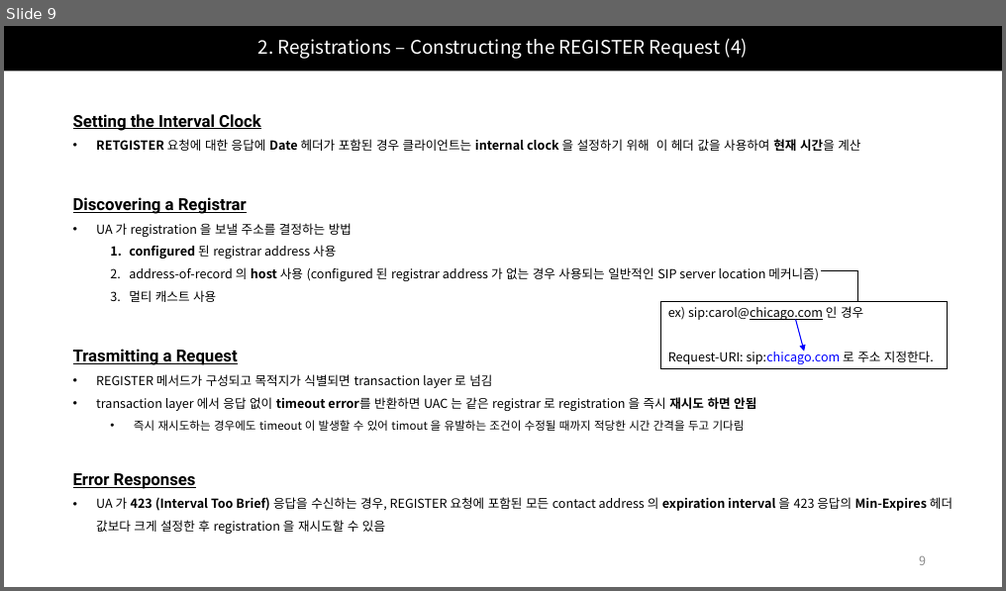
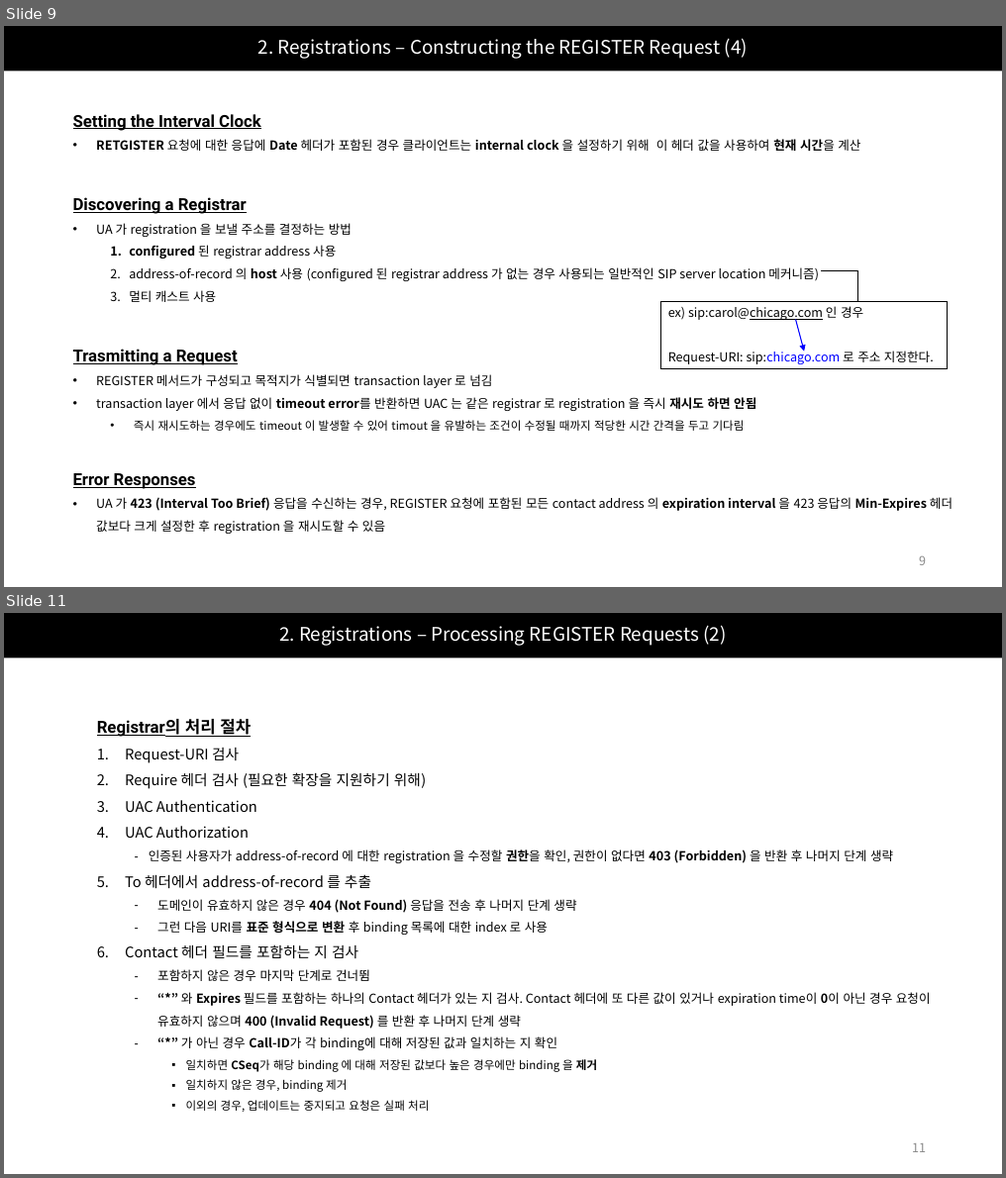
Before and after one commit to Epsilonely/SIP-Survey, a slide deck: 세미나 2차.pptx. Shown one above the other, each under a label of ours: slide 9 before the commit, slides 9 and 11 after it; the slides between them are not shown. The pictures are 1006x591 and 1006x1178 pixels, drawn with LibreOffice and Linux fonts; fonts in the diff are those of the drawing. Boxes give left, top, right and bottom in pixels: in the first picture for what was removed or moved away, otherwise in the second. Text is boxed around its words. In the diff, an @@ line names an element or a change of style, - is before the commit and + after.

```diff
--- a/세미나 2차.pptx
+++ b/세미나 2차.pptx
@@ slide 11 added at [4,613,1002,1174], background #FFFFFF @@
@@ title added at [4,613,1002,658], fill #000000, 18 pt, text #FFFFFF @@
+2. Registrations – Processing REGISTER Requests (2)
@@ text added at [97,719,931,1112], 12 pt, text #000000 @@
+Registrar의 처리 절차
+1. Request-URI 검사
+2. Require 헤더 검사 (필요한 확장을 지원하기 위해)
+3. UAC Authentication
+4. UAC Authorization
+  – 인증된 사용자가 address-of-record 에 대한 registration 을 수정할 권한을 확인, 권한이 없다면 403 (Forbidden) 을 반환 후 나머지 단계 생략
+5. To 헤더에서 address-of-record 를 추출
+  – 도메인이 유효하지 않은 경우 404 (Not Found) 응답을 전송 후 나머지 단계 생략
+  – 그런 다음 URI를 표준 형식으로 변환 후 binding 목록에 대한 index 로 사용
+6. Contact 헤더 필드를 포함하는 지 검사
+  – 포함하지 않은 경우 마지막 단계로 건너뜀
+  – “*” 와 Expires 필드를 포함하는 하나의 Contact 헤더가 있는 지 검사. Contact 헤더에 또 다른 값이 있거나 expiration time이 0이 아닌 경우 요청이
+    유효하지 않으며 400 (Invalid Request) 를 반환 후 나머지 단계 생략
+  – “*” 가 아닌 경우 Call-ID가 각 binding에 대해 저장된 값과 일치하는 지 확인
+    ▪ 일치하면 CSeq가 해당 binding 에 대해 저장된 값보다 높은 경우에만 binding 을 제거
+    ▪ 일치하지 않은 경우, binding 제거
+    ▪ 이외의 경우, 업데이트는 중지되고 요청은 실패 처리
@@ page number added at [912,1144,926,1153], 12 pt, text #8C8C8C @@
+11
```
Also in this commit, not shown: 5 slides changed, 10 other slides added, 1 slide removed.
